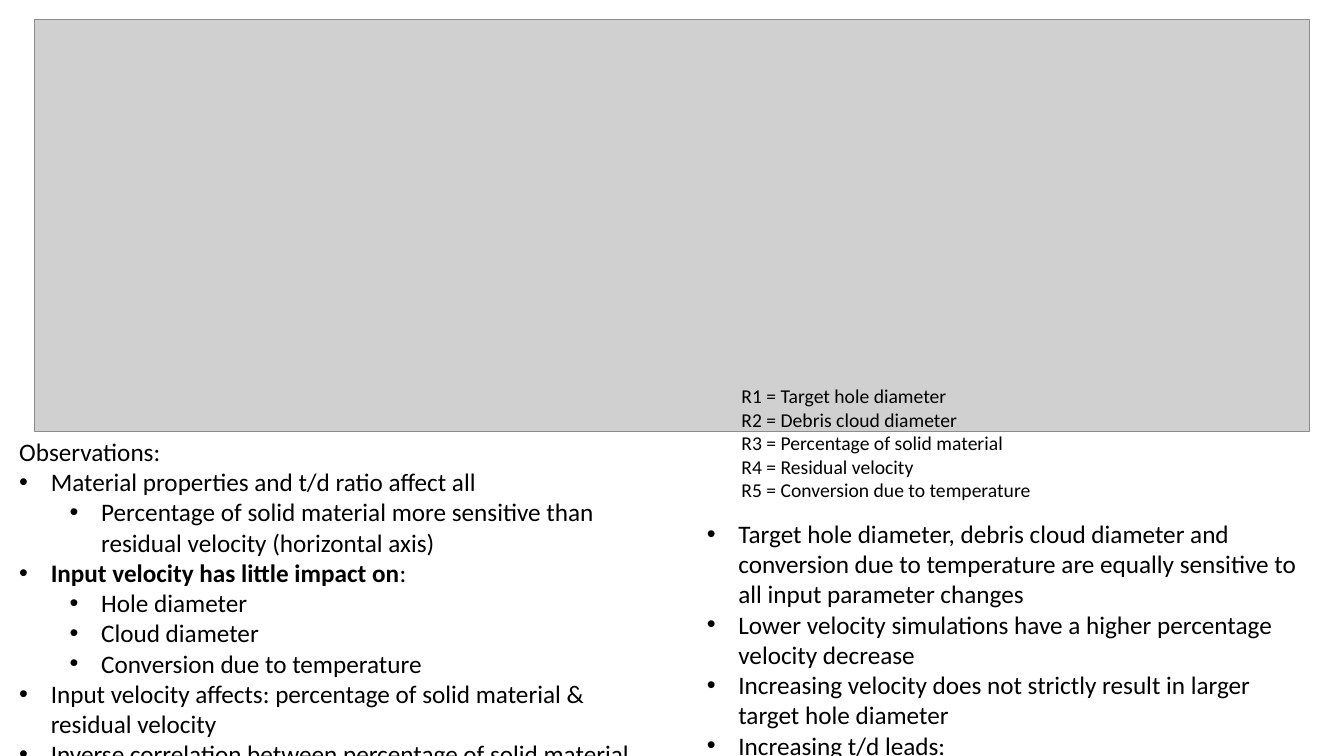
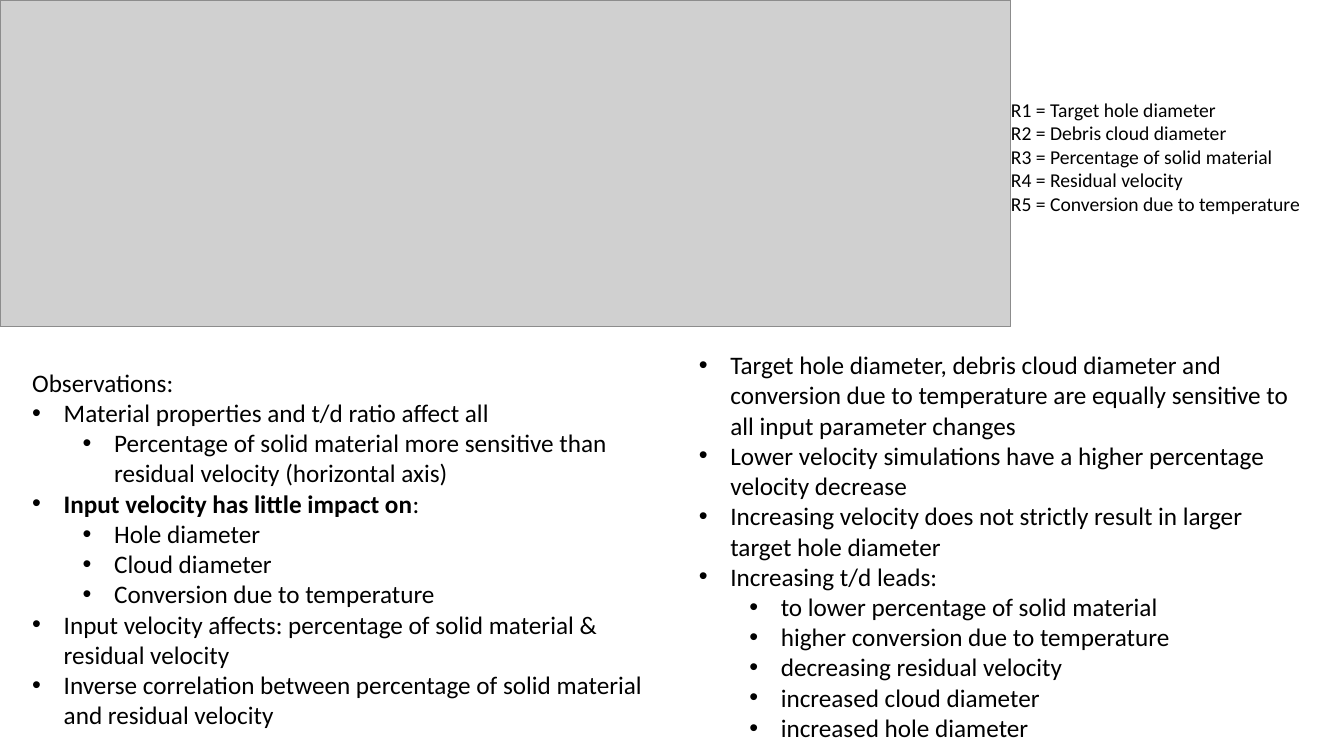
Before and after one commit to amoudes/HVI, a slide deck: slide 9 of Results_Presentation.pptx. Drawn at 1344x756 pixels with LibreOffice and Linux fonts; fonts in the diff are those of the drawing; grey boxes stand for pictures. Boxes give left, top, right and bottom in pixels: in the first picture for what was removed or moved away, otherwise in the second. Text is boxed around its words. In the diff, an @@ line names an element or a change of style, - is before the commit and + after.

```diff
--- a/Results_Presentation.pptx
+++ b/Results_Presentation.pptx
@@ picture: place and size @@
-picture at (34, 19, 1309, 432)
+picture at (0, 0, 1011, 327)
@@ text "R1 = Target hole diameter": place and size @@
-text "R1 = Target hole diameter" at (741, 389, 1031, 500)
+text "R1 = Target hole diameter" at (1011, 103, 1300, 214)
@@ text "Target hole diameter, debris cloud ..." rewrapped from (738, 525, 1295, 756) to (730, 356, 1287, 738) @@
@@ text "Observations:" rewrapped from (19, 443, 593, 737) to (32, 374, 642, 728) @@
```
Also in this commit, not shown: 2 slides added, 1 slide removed, 3 other files.
